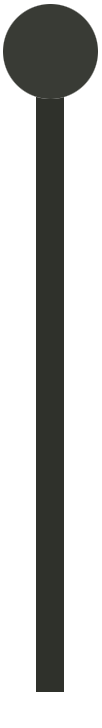
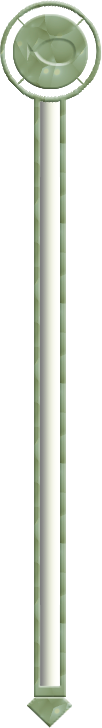
Layered file, before and after one edit (102 x 728). Changes by layer:
showed group "bar" (1st of 3) (7 layers) over [0, 0, 102, 728]
showed "fish_icon凹槽" over [27, 38, 77, 66]
hid "BG" over [3, 4, 98, 692]
